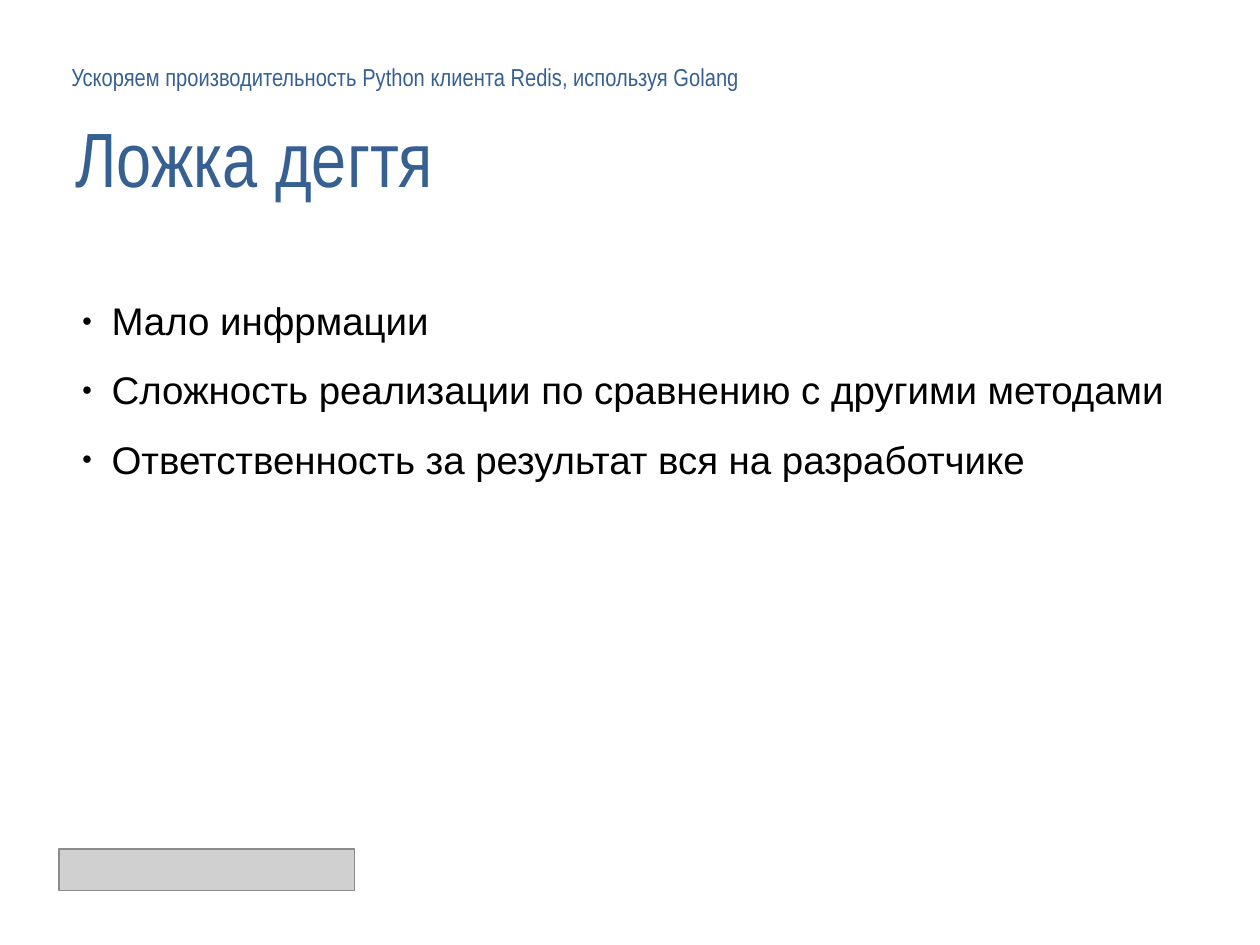
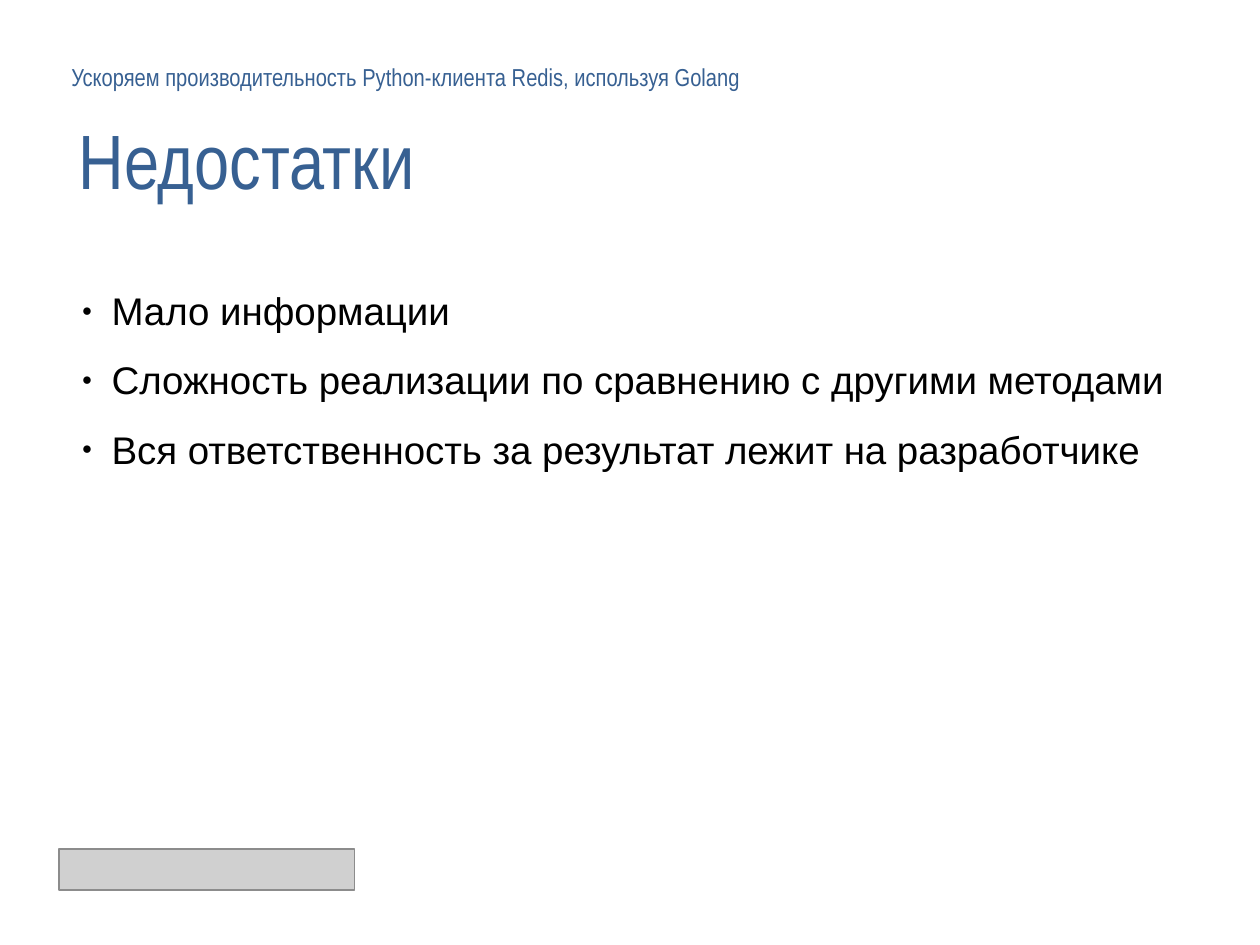
Before and after one commit to deslum/gopipe, a slide deck: slide 25 of presentation.odp (slide 23 before the commit). Drawn at 1260x945 pixels with LibreOffice and Linux fonts; fonts in the diff are those of the drawing; grey boxes stand for pictures; background and template pictures are left out. Boxes give left, top, right and bottom in pixels: in the first picture for what was removed or moved away, otherwise in the second. Text is boxed around its words. In the diff, an @@ line names an element or a change of style, - is before the commit and + after.

```diff
--- a/presentation.odp
+++ b/presentation.odp
@@ free "Ускоряем производительность Python-клиента Redis, используя ...": place and size @@
-free "Ускоряем производительность Python-клиента Redis, используя ..." at [71,68,738,91]
+free "Ускоряем производительность Python-клиента Redis, используя ..." at [59,59,1193,98]
@@ free added at [67,82,1201,198], 44 pt, text #376092 @@
+Недостатки
@@ text in free at [71,68,740,91]: text changed @@
-Ускоряем производительность Python клиента Redis, используя Golang
+Ускоряем производительность Python-клиента Redis, используя Golang
@@ text removed at [75,134,433,202] @@
-Ложка дегтя
@@ text "Мало информации": place and size @@
-text "Мало информации" at [112,307,1164,481]
+text "Мало информации" at [112,297,1164,471]
@@ text at [112,297,450,333]: text changed @@
-● Мало инфрмации
+● Мало информации
@@ text at [112,436,1140,471]: text changed @@
-● Ответственность за результат вся на разработчике
+● Вся ответственность за результат лежит на разработчике
```
Also in this commit, not shown: 19 other slides changed, 3 slides added, 1 slide removed, 4 other files.
